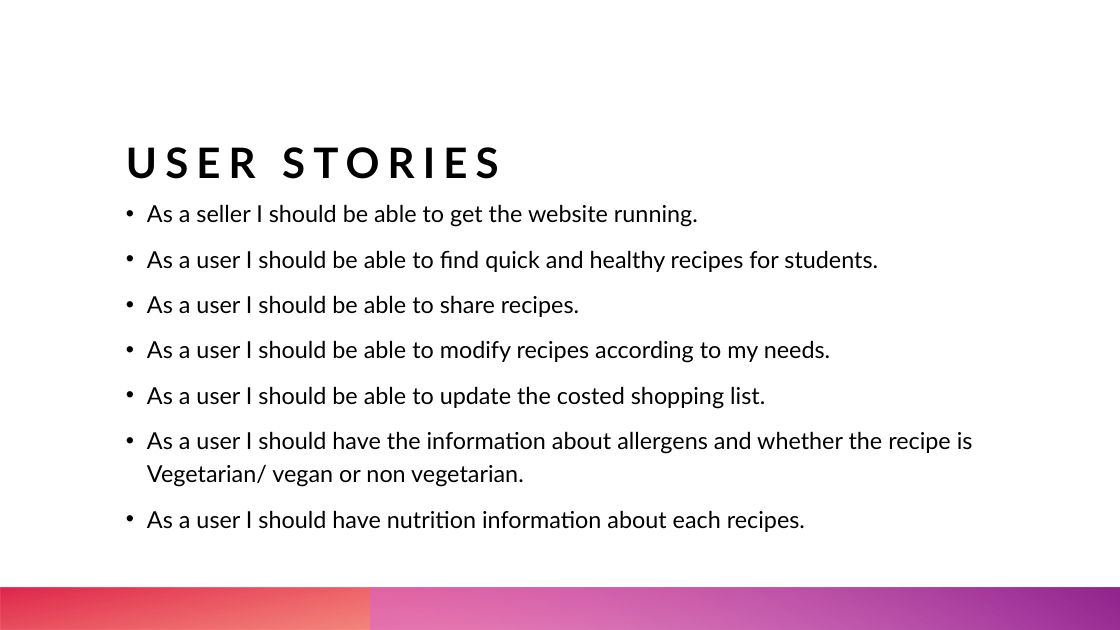
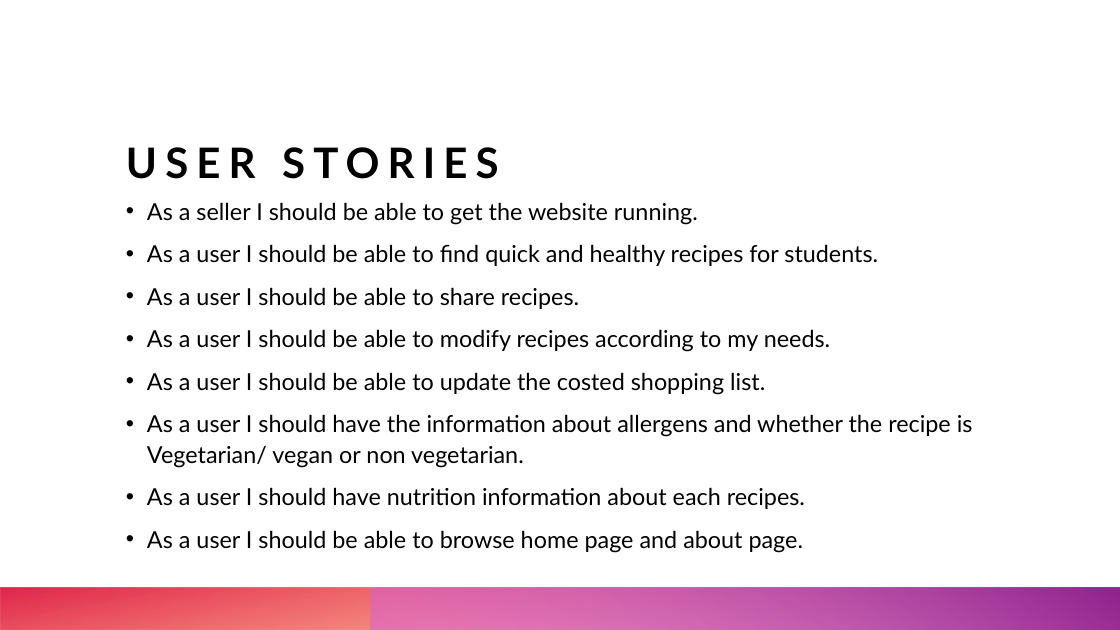
Before and after one commit to dabirrizvi/AgileSoftwareDevelopment, a slide deck: slide 13 of AGILE.pptx. Drawn at 1120x630 pixels with LibreOffice and Linux fonts; fonts in the diff are those of the drawing. Boxes give left, top, right and bottom in pixels: in the first picture for what was removed or moved away, otherwise in the second. Text is boxed around its words. In the diff, an @@ line names an element or a change of style, - is before the commit and + after.

```diff
--- a/AGILE.pptx
+++ b/AGILE.pptx
@@ text at box(147, 202, 973, 509): line spacing 1.2 to 1.1 @@
@@ text at box(147, 530, 804, 553): paragraph added @@
+• As a user I should be able to browse home page and about page.
```
Also in this commit, not shown: 2 other slides changed, 1 slide removed.
